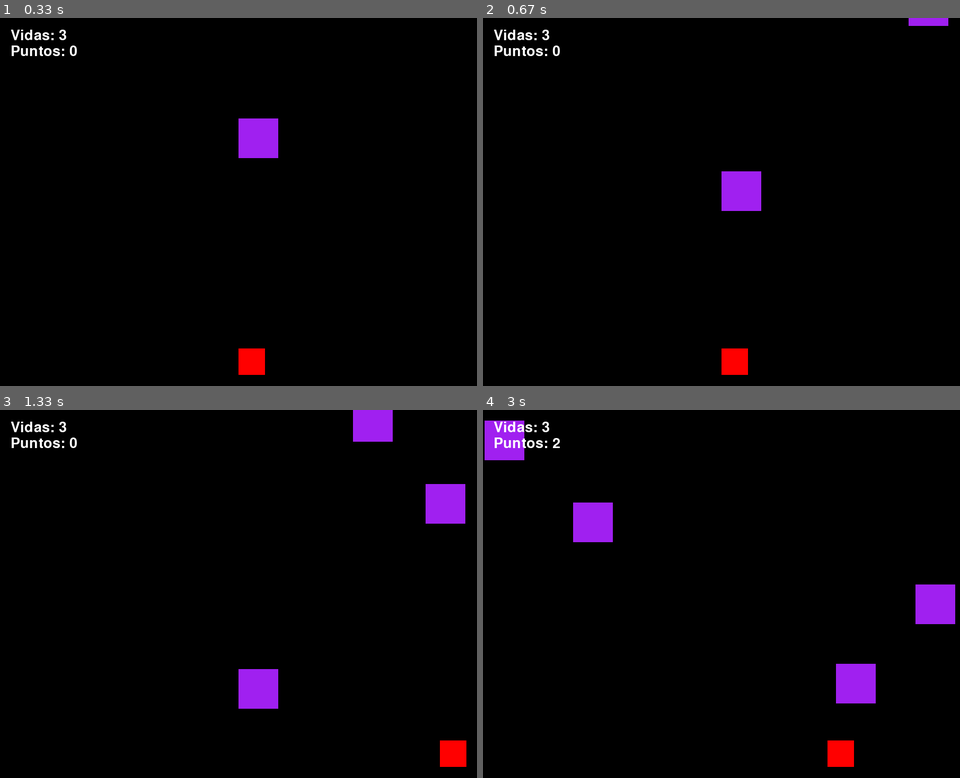
Above: before the commit, frames 1-4 (two rows, left to right).
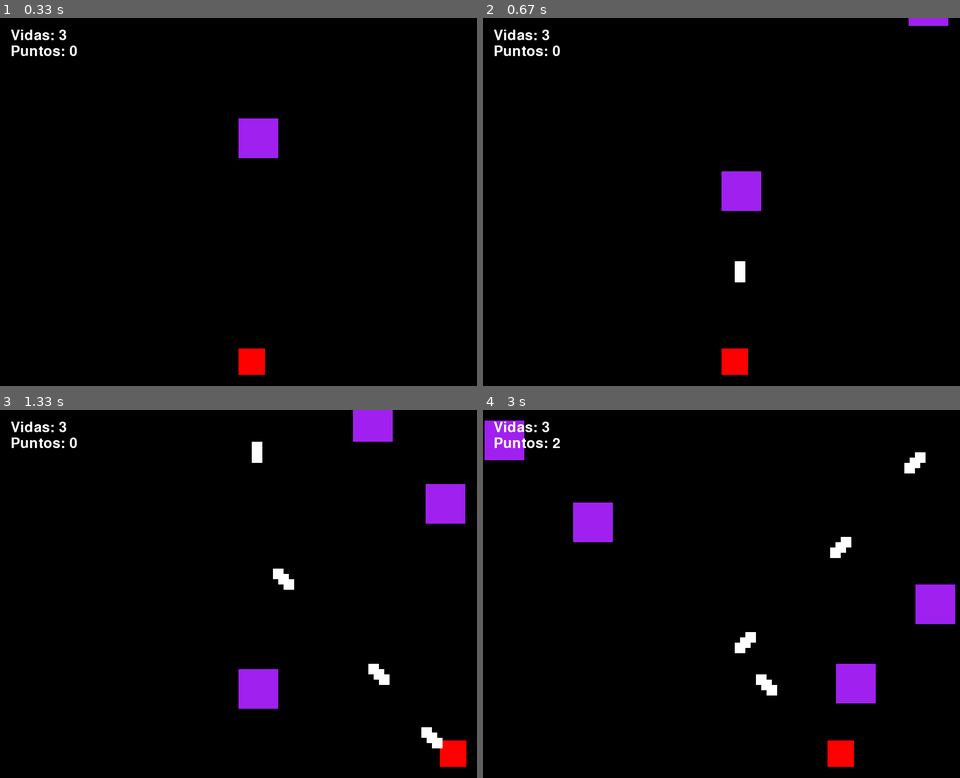
Above: after the commit, the same moments.

Repository: FRANCISCODANIEL03/Proyectos-PYTHON
Game: pygame game, started from JUEGO/pygame1.py
Same seed, same stepped clock (60 frames per second), same inputs: the game is played once before the commit and once after it.
Inputs:
- Up to frame 1 (0.33 s): no input
- Up to frame 2 (0.67 s): tap Space at 0.33 s
- Up to frame 3 (1.33 s): hold D 0.67-1.13 s; tap Space at 0.73, 1.03, 1.23 s; hold D from 1.17 s (still down)
- Up to frame 4 (3 s): tap Space at 1.53, 1.73, 2.03, 2.3, 2.6, 2.73 s; release D at 1.63 s; hold A 1.67-2.2 s; hold A 2.23-2.63 s; hold D from 2.67 s (still down)

Frame 1 is identical in both runs. In frame 2, 0.1% of the frame differs, in the area x 52-55%, y 66-72%; in frame 3, 0.6%; in frame 4, 0.6%, in the area x 52-93%, y 11-78%.

Commit message:
add the shoot option

Diff:
--- a/JUEGO/pygame1.py
+++ b/JUEGO/pygame1.py
@@ -2,6 +2,7 @@
 import random
 from personaje import Cubo
 from enemigo import Enemigo
+from bala import Bala
 
 pygame.init()
 
@@ -24,8 +25,12 @@
 cubo = Cubo(ANCHO/2,ALTO-75)
 
 enemigos = []
+balas = []
 
 enemigos.append(Enemigo(ANCHO/2, 100))
+
+def crear_bala():
+    balas.append(Bala(cubo.rect.centerx, cubo.rect.centery))
 
 def gestionar_teclas(teclas):
     """
@@ -38,6 +43,8 @@
         cubo.x -= cubo.velocidad
     if teclas[pygame.K_d]:
         cubo.x += cubo.velocidad
+    if teclas[pygame.K_SPACE]:
+        crear_bala()
 
 while jugando and vida > 0:
     tiempo_pasado += reloj.tick(FPS)
@@ -73,6 +80,10 @@
             puntos += 1
             enemigos.remove(enemigo)
 
+    for bala in balas:
+        bala.dibujar(VENTANA)
+        bala.movimiento()
+
     VENTANA.blit(texto_vida,(20,20))
     VENTANA.blit(texto_puntos,(20,50))
     pygame.display.update()
